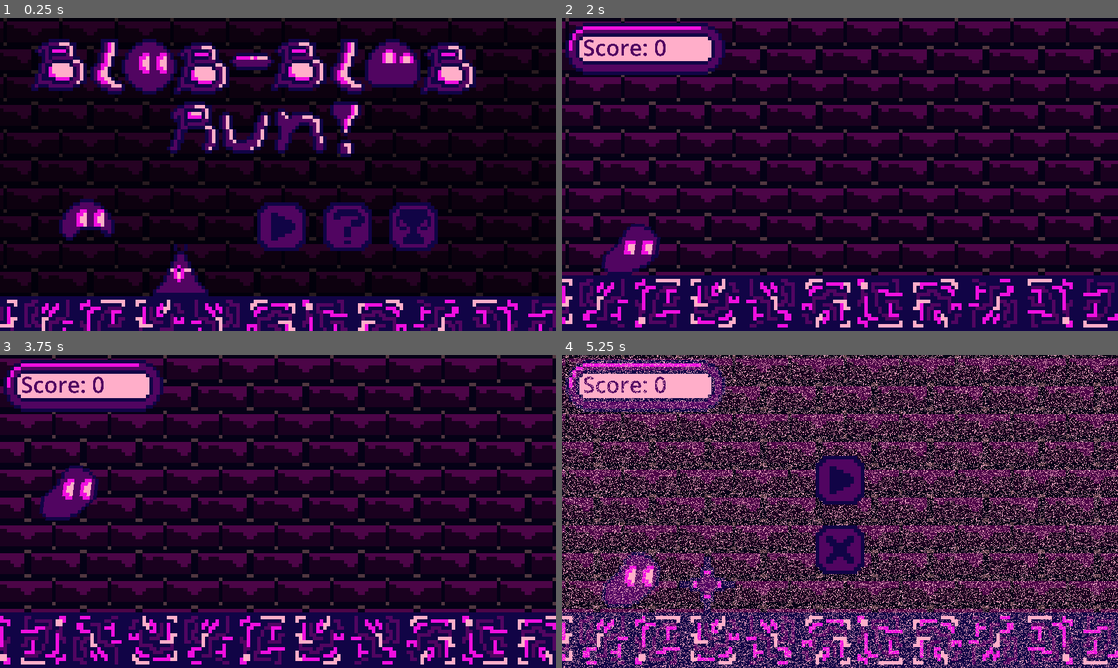
Above: before the commit, frames 1-4 (two rows, left to right).
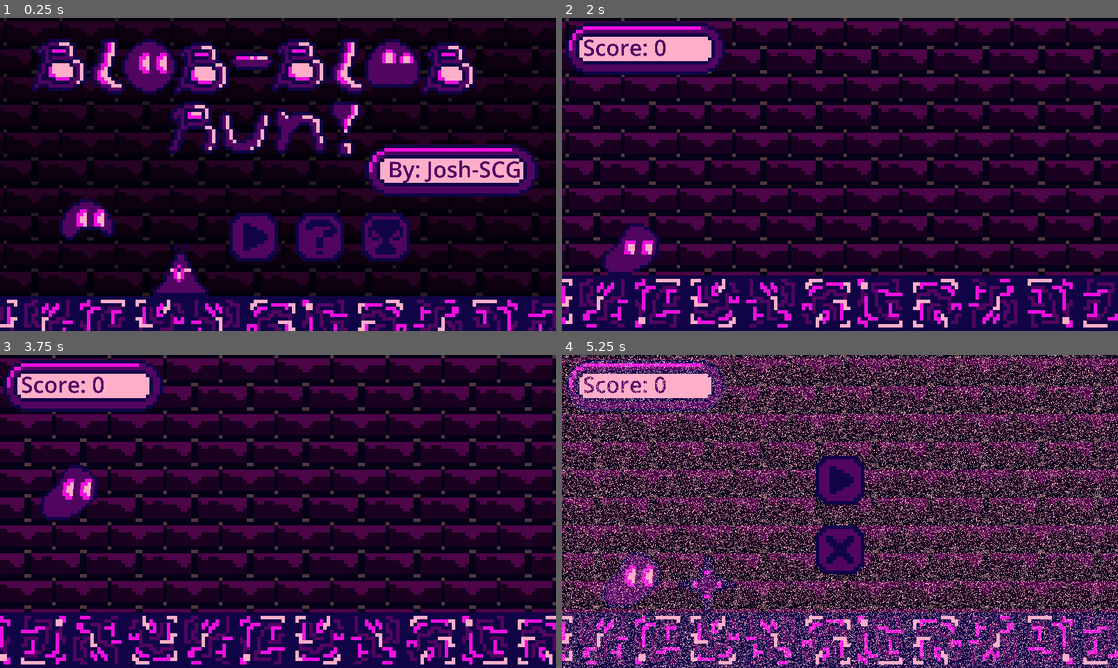
Above: after the commit, the same moments.

Repository: Josh-SCG/Blob-Blob-Runner
Game: Godot game, scene res://Scenes/main_menu.tscn
Same seed, same stepped clock (60 frames per second), same inputs: the game is played once before the commit and once after it.
Inputs (mouse positions are in pixels of both pictures, inside the frame that each line leads up to; where the layout moved, square brackets give the same spot in the first picture):
- Up to frame 1 (0.25 s): no input
- Up to frame 2 (2 s): click (817, 237) [845, 227] at 0.5 s; hold E (speedUp) from 1.28 s (still down); tap Space (Jump) at 1.35, 1.52, 1.82 s
- Up to frame 3 (3.75 s): tap Space (Jump) at 2.1, 2.27, 2.57, 2.85, 3.6 s; release E (speedUp) at 2.78 s; hold Q (speedDown) 2.78-3.53 s; hold E (speedUp) from 3.53 s (still down)
- Up to frame 4 (5.25 s): tap Space (Jump) at 3.77, 4.07, 4.35, 4.52, 4.82, 5.1 s; tap Escape (Pause) at 4.9 s; release E (speedUp) at 5.03 s; hold Q (speedDown) from 5.03 s (still down)

The runs differ from the first frame. In frame 1, 10% of the frame differs, in the area x 41-97%, y 40-78%; in frame 2, less than 0.1%; in frame 3, less than 0.1%; in frame 4, less than 0.1%.

Commit message:
v1.0 Complete

Diff:
--- /dev/null
+++ b/Godot Project Folder/Assets/Scripts/Music.gd
@@ -0,0 +1,9 @@
+extends AudioStreamPlayer
+
+func play_run_song():
+	self.stream = preload("res://Assets/Art/Music/Born_to_Blob.ogg")
+	self.play()
+
+func play_menu_song():
+	self.stream = preload("res://Assets/Art/Music/slow_jam.ogg")
+	self.play()
--- a/Godot Project Folder/Assets/Scripts/main_menu.gd
+++ b/Godot Project Folder/Assets/Scripts/main_menu.gd
@@ -1,12 +1,14 @@
 extends Node2D
 
+@onready var musicRef = get_node("/root/Music")
+
+
 func _on_start_pressed():
+	musicRef.play_run_song()
 	get_tree().change_scene_to_file("res://Scenes/the_game.tscn")
-
 
 func _on_how_to_pressed():
 	get_tree().change_scene_to_file("res://Scenes/how_to.tscn")
 
-
 func _on_achievements_pressed():
 	get_tree().change_scene_to_file("res://Scenes/achievements.tscn")
--- a/Godot Project Folder/Assets/Scripts/pause_screen.gd
+++ b/Godot Project Folder/Assets/Scripts/pause_screen.gd
@@ -1,6 +1,7 @@
 extends CanvasLayer
 
 @onready var globalRef = get_node("/root/Global")
+@onready var musicRef = get_node("/root/Music")
 
 func _on_unpause_pressed():
 	get_tree().paused = false
@@ -10,5 +11,6 @@
 
 func _on_close_pressed():
 	get_tree().paused = false
+	musicRef.play_menu_song()
 	globalRef.resetVar()
 	get_tree().change_scene_to_file("res://Scenes/main_menu.tscn")
--- a/Godot Project Folder/Assets/Scripts/player.gd
+++ b/Godot Project Folder/Assets/Scripts/player.gd
@@ -6,6 +6,7 @@
 const JUMP_FORCE = 250
 
 @onready var globalRef = get_node("/root/Global")
+@onready var musicRef = get_node("/root/Music")
 @export var PausePopUp:PackedScene
 var popUp = null
 
@@ -38,6 +39,7 @@
 	if is_on_floor():
 		if Input.is_action_just_pressed("Jump"):
 			is_jumping = true
+			$AudioStreamPlayer.play()
 			velocity.y = -JUMP_FORCE
 
 	if !is_on_floor():
@@ -64,4 +66,5 @@
 	globalRef.shaderBackground = 2
 	get_parent().changeSpeed1()
 	Input.set_mouse_mode(Input.MOUSE_MODE_VISIBLE)
+	musicRef.play_menu_song()
 	get_tree().change_scene_to_file("res://Scenes/main_menu.tscn")
--- a/Godot Project Folder/Assets/Scripts/runnerLevel.gd
+++ b/Godot Project Folder/Assets/Scripts/runnerLevel.gd
@@ -21,16 +21,16 @@
 		$floor.material.set_shader_parameter("speed",$floor.material.get_shader_parameter("speed")-0.5)
 		globalRef.scoreMultiplier /= 2
 		globalRef.speedMultiplier -= 0.5
-		$spawner/Timer.wait_time += 0.5
-		$player.skew -= 0.12
+		$spawner/Timer.wait_time += 0.6
+		$player.skew -= 0.1
 
 	if Input.is_action_just_pressed("speedUp") && $background.material.get_shader_parameter("speed") < 7.5 && $floor.material.get_shader_parameter("speed") < 2.5:
 		$background.material.set_shader_parameter("speed",$background.material.get_shader_parameter("speed")+1.5)
 		$floor.material.set_shader_parameter("speed",$floor.material.get_shader_parameter("speed")+0.5)
 		globalRef.scoreMultiplier *= 2
 		globalRef.speedMultiplier += 0.5
-		$spawner/Timer.wait_time -= 0.5
-		$player.skew += 0.12
+		$spawner/Timer.wait_time -= 0.6
+		$player.skew += 0.1
 
 func paused():
 	if Input.is_action_just_pressed("Pause"):
--- /dev/null
+++ b/Godot Project Folder/Scenes/cover_image.tscn
@@ -0,0 +1,97 @@
+[gd_scene load_steps=4 format=3 uid="uid://cn7hs6n7ln88d"]
+
+[ext_resource type="Texture2D" uid="uid://c5qpivjw7wgga" path="res://Assets/Art/bricks.png" id="1_wnlce"]
+[ext_resource type="Texture2D" uid="uid://csadttroiicpx" path="res://Assets/Art/floorSprite.png" id="2_e7hgk"]
+[ext_resource type="Texture2D" uid="uid://lg1cxlj0scge" path="res://Assets/Art/spriteSheet.png" id="3_tj8g5"]
+
+[node name="cover-image" type="Node2D"]
+
+[node name="background" type="TextureRect" parent="."]
+offset_left = -29.0
+offset_top = -26.0
+offset_right = 162.0
+offset_bottom = 124.0
+scale = Vector2(2, 2)
+texture = ExtResource("1_wnlce")
+stretch_mode = 1
+metadata/_edit_group_ = true
+
+[node name="shadow" type="ColorRect" parent="background"]
+layout_mode = 0
+offset_left = -2.0
+offset_top = -2.0
+offset_right = 200.0
+offset_bottom = 162.0
+color = Color(0, 0, 0, 0.784314)
+
+[node name="floor" type="TextureRect" parent="."]
+offset_left = -30.0
+offset_top = 219.0
+offset_right = 162.0
+offset_bottom = 235.0
+scale = Vector2(2, 2)
+texture = ExtResource("2_e7hgk")
+stretch_mode = 1
+
+[node name="titleMain" type="Sprite2D" parent="."]
+position = Vector2(163, 53)
+scale = Vector2(2, 2)
+texture = ExtResource("3_tj8g5")
+hframes = 2
+vframes = 12
+frame = 1
+
+[node name="titleSub" type="Sprite2D" parent="."]
+position = Vector2(165, 101)
+scale = Vector2(2, 2)
+texture = ExtResource("3_tj8g5")
+hframes = 4
+vframes = 12
+frame = 7
+
+[node name="enemy" type="Sprite2D" parent="."]
+position = Vector2(131, 195)
+scale = Vector2(3, 3)
+texture = ExtResource("3_tj8g5")
+flip_h = true
+hframes = 16
+vframes = 12
+frame = 35
+
+[node name="enemy2" type="Sprite2D" parent="."]
+position = Vector2(293, 195)
+scale = Vector2(3, 3)
+texture = ExtResource("3_tj8g5")
+flip_h = true
+hframes = 16
+vframes = 12
+frame = 38
+
+[node name="enemy3" type="Sprite2D" parent="."]
+position = Vector2(207, 191)
+scale = Vector2(3, 3)
+texture = ExtResource("3_tj8g5")
+flip_h = true
+hframes = 16
+vframes = 12
+frame = 33
+
+[node name="blob" type="Sprite2D" parent="."]
+position = Vector2(43, 177)
+scale = Vector2(3, 3)
+texture = ExtResource("3_tj8g5")
+hframes = 16
+vframes = 12
+frame = 130
+
+[node name="ColorRect" type="ColorRect" parent="."]
+visible = false
+offset_left = 11.0
+offset_top = -3.0
+offset_right = 326.0
+offset_bottom = 247.0
+color = Color(1, 1, 1, 0.490196)
+
+[node name="Camera2D" type="Camera2D" parent="."]
+position = Vector2(171, 116)
+zoom = Vector2(2, 2)
--- a/Godot Project Folder/Scenes/main_menu.tscn
+++ b/Godot Project Folder/Scenes/main_menu.tscn
@@ -16,6 +16,7 @@
 [ext_resource type="Texture2D" uid="uid://dhyte3tuomusr" path="res://Assets/Art/UI/achieve_normal.png" id="13_5qtjs"]
 [ext_resource type="Texture2D" uid="uid://bmy2mmybaa1t5" path="res://Assets/Art/UI/achieve_pressed.png" id="14_2m4oj"]
 [ext_resource type="Texture2D" uid="uid://iuj41kfxatt8" path="res://Assets/Art/UI/achieve_hover.png" id="15_o2aeb"]
+[ext_resource type="Texture2D" uid="uid://51vvbx4dcq2h" path="res://Assets/Art/box.png" id="17_sc4ys"]
 
 [node name="mainMenu" type="Node2D"]
 script = ExtResource("1_3wxxk")
@@ -79,28 +80,28 @@
 frame = 35
 
 [node name="start" type="TextureButton" parent="."]
-offset_left = 73.0
-offset_top = 52.0
-offset_right = 89.0
-offset_bottom = 68.0
+offset_left = 65.0
+offset_top = 55.0
+offset_right = 81.0
+offset_bottom = 71.0
 texture_normal = ExtResource("4_f28k2")
 texture_pressed = ExtResource("5_m5uhf")
 texture_hover = ExtResource("6_gptqo")
 
 [node name="howTo" type="TextureButton" parent="."]
-offset_left = 92.0
-offset_top = 52.0
-offset_right = 108.0
-offset_bottom = 68.0
+offset_left = 84.0
+offset_top = 55.0
+offset_right = 100.0
+offset_bottom = 71.0
 texture_normal = ExtResource("10_jy4nq")
 texture_pressed = ExtResource("11_bdjf0")
 texture_hover = ExtResource("12_jre4b")
 
 [node name="achievements" type="TextureButton" parent="."]
-offset_left = 111.0
-offset_top = 52.0
-offset_right = 127.0
-offset_bottom = 68.0
+offset_left = 103.0
+offset_top = 55.0
+offset_right = 119.0
+offset_bottom = 71.0
 texture_normal = ExtResource("13_5qtjs")
 texture_pressed = ExtResource("14_2m4oj")
 texture_hover = ExtResource("15_o2aeb")
@@ -114,6 +115,30 @@
 texture_pressed = ExtResource("8_lsb0i")
 texture_hover = ExtResource("9_itb1j")
 
+[node name="infoBox" type="ColorRect" parent="."]
+offset_left = 109.0
+offset_top = 38.0
+offset_right = 151.0
+offset_bottom = 50.0
+color = Color(1, 0.682353, 0.788235, 1)
+metadata/_edit_group_ = true
+
+[node name="P_label" type="RichTextLabel" parent="infoBox"]
+layout_mode = 0
+offset_left = 1.0
+offset_top = 1.0
+offset_right = 861.0
+offset_bottom = 201.0
+scale = Vector2(0.05, 0.05)
+theme_override_colors/default_color = Color(0.317647, 0.0196078, 0.380392, 1)
+theme_override_font_sizes/normal_font_size = 128
+text = " By: Josh-SCG"
+
+[node name="box" type="Sprite2D" parent="infoBox"]
+position = Vector2(21, 6)
+scale = Vector2(1.08333, 1)
+texture = ExtResource("17_sc4ys")
+
 [connection signal="pressed" from="start" to="." method="_on_start_pressed"]
 [connection signal="pressed" from="howTo" to="." method="_on_how_to_pressed"]
 [connection signal="pressed" from="achievements" to="." method="_on_achievements_pressed"]
--- /dev/null
+++ b/Godot Project Folder/Scenes/music.tscn
@@ -0,0 +1,10 @@
+[gd_scene load_steps=3 format=3 uid="uid://dmytbjhq2klc7"]
+
+[ext_resource type="AudioStream" uid="uid://wxst6m42sxmk" path="res://Assets/Art/Music/slow_jam.ogg" id="1_38mvq"]
+[ext_resource type="Script" path="res://Assets/Scripts/Music.gd" id="1_n0d2k"]
+
+[node name="Music" type="AudioStreamPlayer"]
+stream = ExtResource("1_38mvq")
+volume_db = -5.0
+autoplay = true
+script = ExtResource("1_n0d2k")
--- a/Godot Project Folder/Scenes/the_game.tscn
+++ b/Godot Project Folder/Scenes/the_game.tscn
@@ -8,6 +8,7 @@
 [ext_resource type="Texture2D" uid="uid://51vvbx4dcq2h" path="res://Assets/Art/box.png" id="5_cfnry"]
 [ext_resource type="Texture2D" uid="uid://lg1cxlj0scge" path="res://Assets/Art/spriteSheet.png" id="6_lhkpj"]
 [ext_resource type="PackedScene" uid="uid://cmwahmj07kg1o" path="res://Scenes/pause_screen.tscn" id="7_61dea"]
+[ext_resource type="AudioStream" uid="uid://drxlufqi7g4ju" path="res://Assets/Art/Music/jump.wav" id="8_vjcra"]
 [ext_resource type="Script" path="res://Assets/Scripts/spawner.gd" id="9_tg6m2"]
 [ext_resource type="PackedScene" uid="uid://bprrglww8ex53" path="res://Scenes/enemy_1.tscn" id="10_ktwry"]
 [ext_resource type="PackedScene" uid="uid://d32nbnva3uh48" path="res://Scenes/collectable.tscn" id="11_han1p"]
@@ -127,6 +128,10 @@
 }
 autoplay = "running"
 
+[node name="AudioStreamPlayer" type="AudioStreamPlayer" parent="player"]
+stream = ExtResource("8_vjcra")
+autoplay = true
+
 [node name="scoreNode" type="ColorRect" parent="."]
 offset_left = 4.0
 offset_top = 3.0
@@ -140,6 +145,7 @@
 texture = ExtResource("5_cfnry")
 
 [node name="scoreLabel" type="RichTextLabel" parent="scoreNode"]
+layout_mode = 0
 offset_left = 2.0
 offset_top = 1.0
 offset_right = 1542.0
--- a/Godot Project Folder/project.godot
+++ b/Godot Project Folder/project.godot
@@ -12,6 +12,7 @@
 
 config/name="Blob Blob Runner"
 config/description="An endless runner game!"
+config/version="v1.0"
 run/main_scene="res://Scenes/main_menu.tscn"
 config/features=PackedStringArray("4.2", "Forward Plus")
 run/max_fps=144
@@ -19,12 +20,13 @@
 boot_splash/image="res://Assets/Art/splashLarge.png"
 boot_splash/fullsize=false
 boot_splash/use_filter=false
-config/icon="res://icon.svg"
-boot_splash/minimum_display_time=100
+config/icon="res://Assets/Art/ico.png"
+boot_splash/minimum_display_time=3000
 
 [autoload]
 
 Global="*res://Assets/Scripts/global.gd"
+Music="*res://Scenes/music.tscn"
 
 [display]
 
Not shown, added: Godot Project Folder/Assets/Art/Music/Born_to_Blob.ogg.import
Not shown, added: Godot Project Folder/Assets/Art/Music/jump.wav.import
Not shown, added: Godot Project Folder/Assets/Art/Music/slow_jam.ogg.import
Binary file added: Godot Project Folder/Assets/Art/ico.ico
Binary file added: Godot Project Folder/Assets/Art/ico.png
Not shown, added: Godot Project Folder/Assets/Art/ico.png.import
Not shown, removed: Godot Project Folder/Assets/Art/spriteSheet - Copy.png.import
Not shown: 1 places in Godot Project Folder/Scenes/main_menu.tscn that only renumber resources
Not shown: 1 places in Godot Project Folder/Scenes/the_game.tscn that only renumber resources
Not shown, added: Godot Project Folder/export_presets.cfg
Not shown, added: Builds/v1.0/Blob-Blob-Run.exe
Not shown, added: Builds/v1.0/Showcase Images/achievements.png
(and 10 more such lines)
